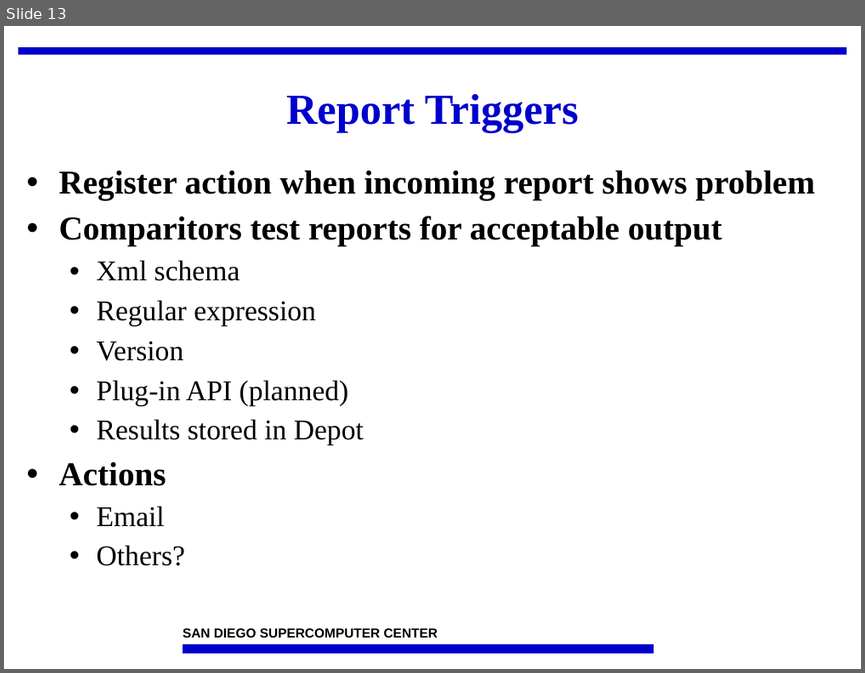
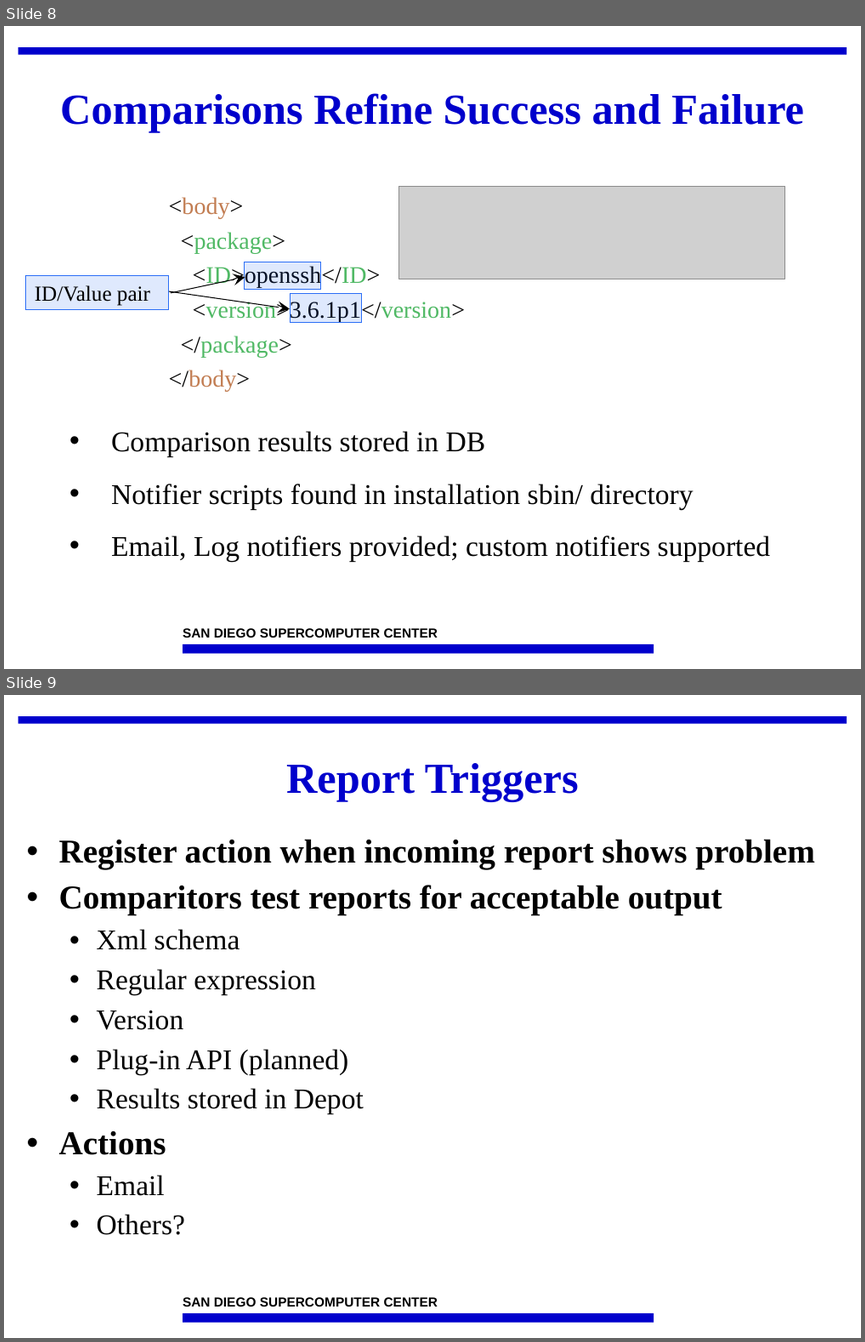
Before and after one commit to IncaProject/inca-xsede, a slide deck: talks/2008workshop/depot.ppt. Shown one above the other, each under a label of ours: slide 13 before the commit, slides 8 and 9 after it. The pictures are 865x673 and 865x1342 pixels, drawn with LibreOffice and Linux fonts; fonts in the diff are those of the drawing; grey boxes stand for pictures; background and template pictures are left out. Boxes give left, top, right and bottom in pixels: in the first picture for what was removed or moved away, otherwise in the second. Text is boxed around its words. In the diff, an @@ line names an element or a change of style, - is before the commit and + after.

```diff
--- a/talks/2008workshop/depot.ppt
+++ b/talks/2008workshop/depot.ppt
@@ slide 8 added at (4,26,861,669), background #FFFFFF; not listed: 3 template elements that a slide beside it also shows @@
@@ title added at (60,93,804,133), 36 pt, text #0000CC, bold @@
+Comparisons Refine Success and Failure
@@ text added at (169,197,465,392), 20 pt, text #000000 @@
+<body>
+<package>
+<ID>openssh</ID>
+<version>3.6.1p1</version>
+</package>
+</body>
@@ picture added at (399,186,785,278) @@
@@ group added at (26,261,361,322): 3 rectangles, 2 arrows @@
+ID/Value pair
@@ text added at (111,431,771,561), 24 pt, text #000000 @@
+• Comparison results stored in DB
+• Notifier scripts found in installation sbin/ directory
+• Email, Log notifiers provided; custom notifiers supported
@@ what was slide 13 is now slide 9 @@
```
Also in this commit, not shown: 2 slides changed, 6 other slides added, 10 slides removed.
